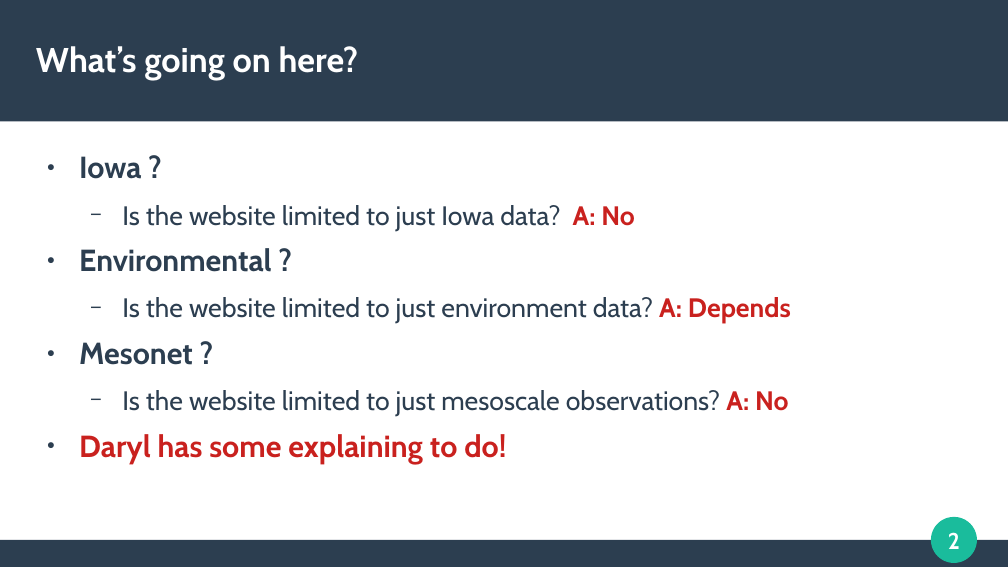
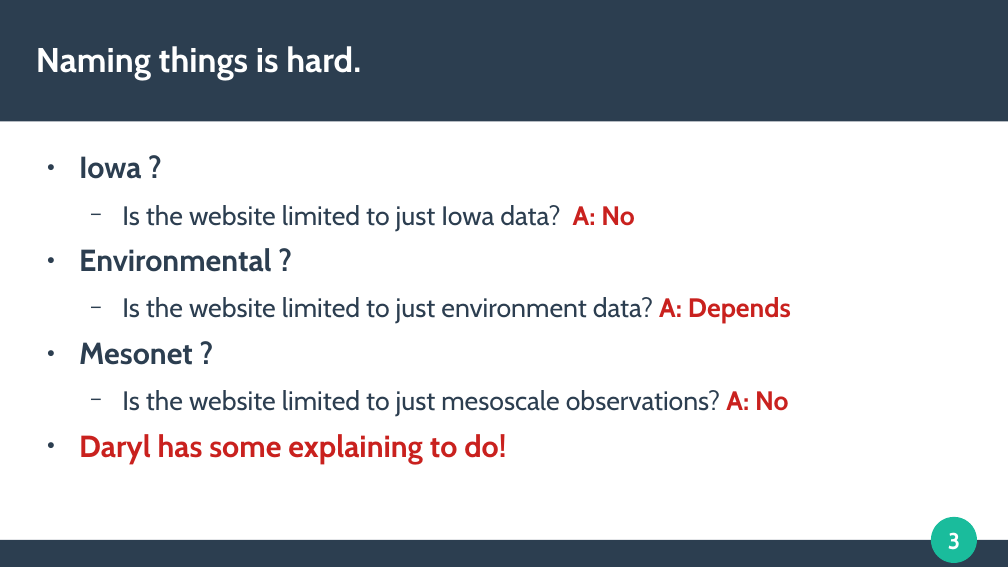
Before and after one commit to akrherz/akrherz, a slide deck: slide 3 of presentations/250508_dps/introslides.pptx (slide 2 before the commit). Drawn at 1008x567 pixels with LibreOffice and Linux fonts; fonts in the diff are those of the drawing. Boxes give left, top, right and bottom in pixels: in the first picture for what was removed or moved away, otherwise in the second. Text is boxed around its words. In the diff, an @@ line names an element or a change of style, - is before the commit and + after.

```diff
--- a/presentations/250508_dps/introslides.pptx
+++ b/presentations/250508_dps/introslides.pptx
@@ text at bbox=[36, 46, 361, 80]: text changed @@
-What’s going on here?
+Naming things is hard.
@@ page number at bbox=[948, 532, 960, 550]: text changed @@
-2
+3
```
Also in this commit, not shown: 1 slide added, 1 other file.
